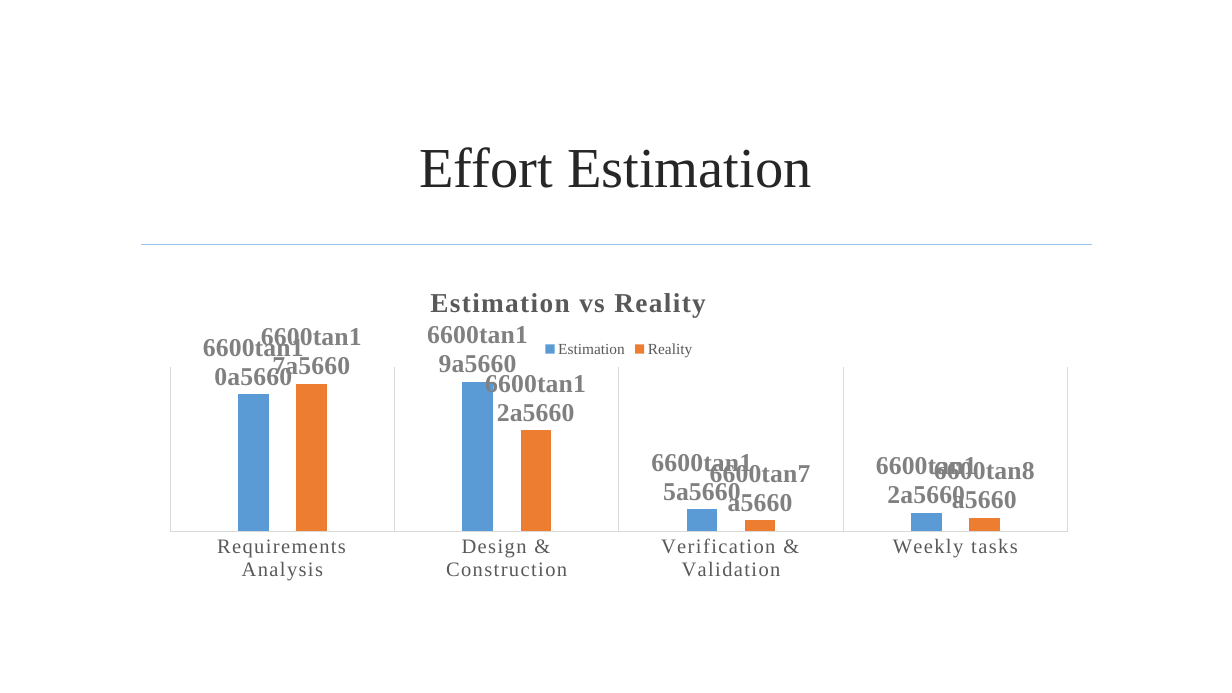
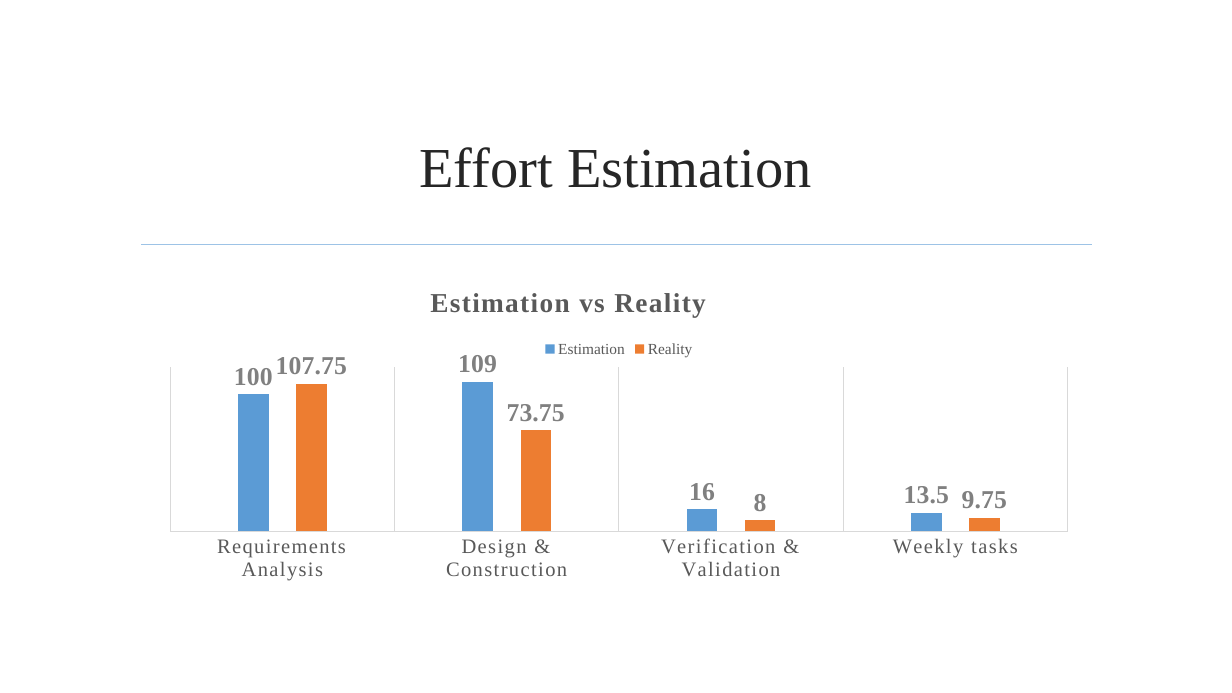
Before and after one commit to jmgirao/projetosoftware1213, a slide deck: slide 18 of Final Presentation/Presentation.pptx. Drawn at 1232x693 pixels with LibreOffice and Linux fonts; fonts in the diff are those of the drawing; background and template pictures are left out. Boxes give left, top, right and bottom in pixels: in the first picture for what was removed or moved away, otherwise in the second. Text is boxed around its words. In the diff, an @@ line names an element or a change of style, - is before the commit and + after.

```diff
--- a/Final Presentation/Presentation.pptx
+++ b/Final Presentation/Presentation.pptx
@@ column chart at [152,274,1087,588] @@
@@ title "Estimation vs Reality" to "Estimation vs Reality " @@
@@ data labels of Estimation changed @@
@@ data labels of Reality changed @@
@@ value axis changed @@
```
Also in this commit, not shown: 3 other slides changed.
